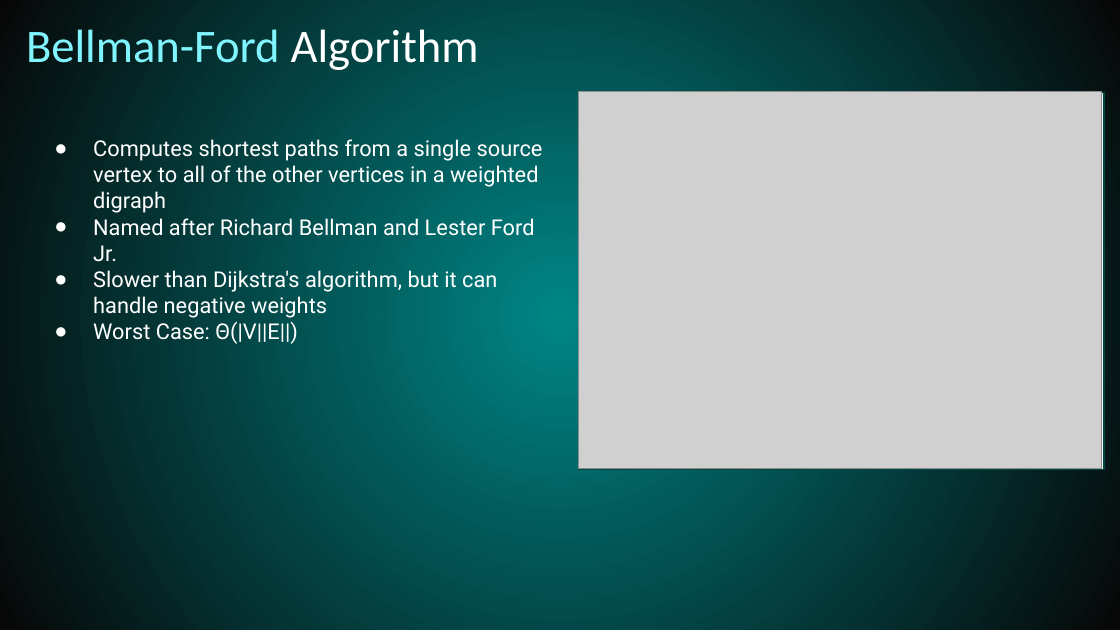
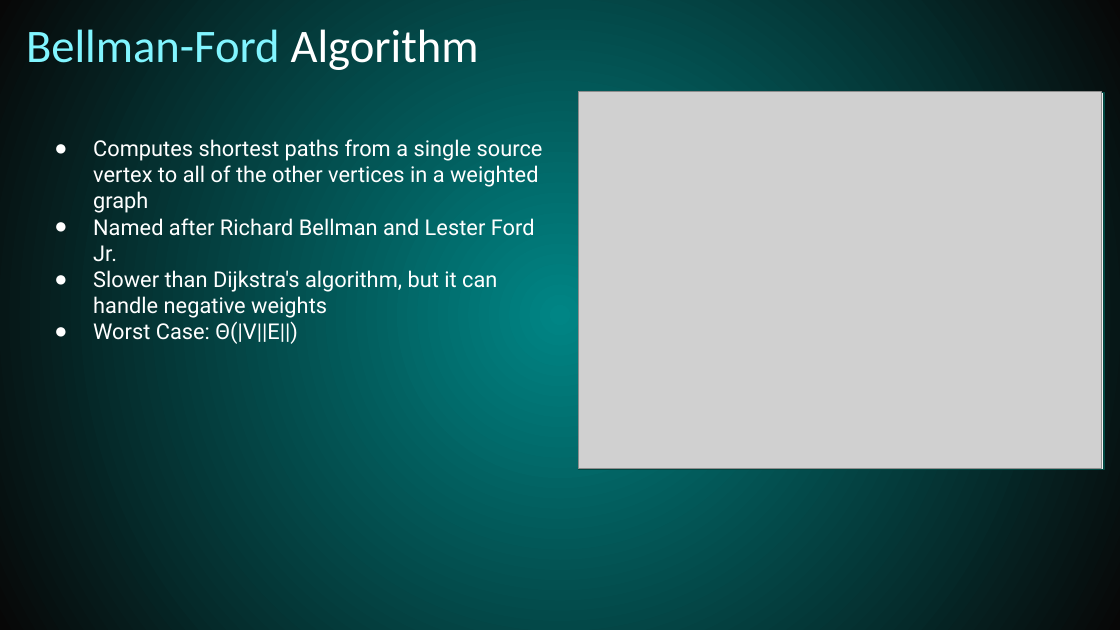
Before and after one commit to BLCrispy/Network-Routing-Optimization, a slide deck: slide 7 of CSC2400 - Network Routing Optimization.pptx. Drawn at 1120x630 pixels with LibreOffice and Linux fonts; fonts in the diff are those of the drawing; grey boxes stand for pictures. Boxes give left, top, right and bottom in pixels: in the first picture for what was removed or moved away, otherwise in the second. Text is boxed around its words. In the diff, an @@ line names an element or a change of style, - is before the commit and + after.

Commit message:
Fixed typo in presentation

```diff
--- a/CSC2400 - Network Routing Optimization.pptx
+++ b/CSC2400 - Network Routing Optimization.pptx
@@ text at [93,139,543,213]: text changed @@
-● Computes shortest paths from a single source vertex to all of the other vertices in a weighted digraph
+● Computes shortest paths from a single source vertex to all of the other vertices in a weighted graph
```
